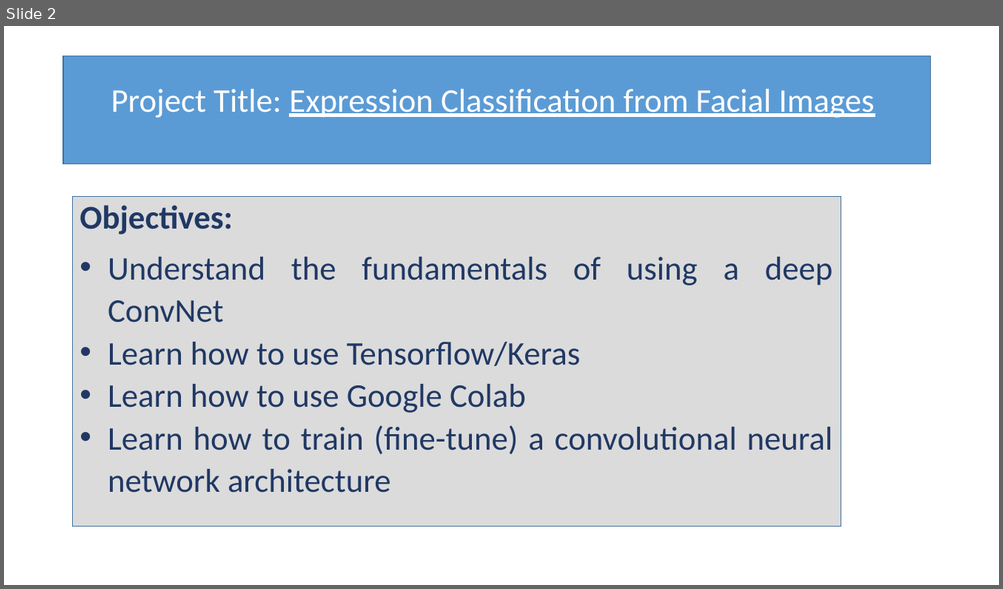
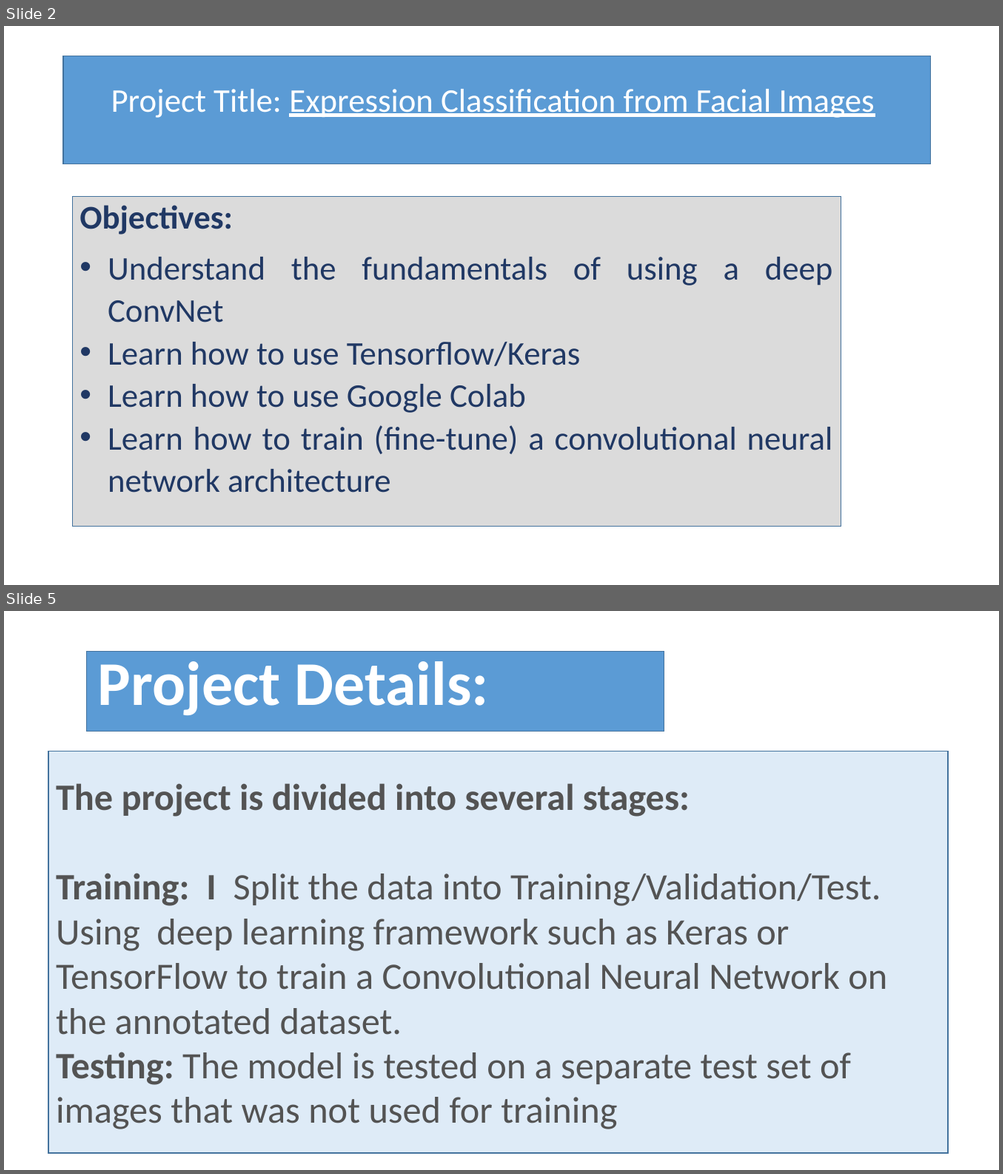
Before and after one commit to mureed-hussain-droty/CV_project, a slide deck: Computer Vision.pptx. Shown one above the other, each under a label of ours: slide 2 before the commit, slides 2 and 5 after it; the slides between them are not shown. The pictures are 1003x589 and 1003x1174 pixels, drawn with LibreOffice and Linux fonts; fonts in the diff are those of the drawing. Boxes give left, top, right and bottom in pixels: in the first picture for what was removed or moved away, otherwise in the second. Text is boxed around its words. In the diff, an @@ line names an element or a change of style, - is before the commit and + after.

```diff
--- a/Computer Vision.pptx
+++ b/Computer Vision.pptx
@@ slide 5 added at (4,611,999,1170), background #FFFFFF @@
@@ rectangle added at (87,651,664,731), fill #5B9BD5, outline #43739E 1 pt, 60 pt, text #FFFFFF, bold @@
+Project Details:
+.
@@ rectangle added at (48,752,948,1153), fill #DEEBF7, outline #43739E 1 pt, 36 pt, text #525252 @@
+The project is divided into several stages:
+Training: I Split the data into Training/Validation/Test. Using deep learning framework such as Keras or TensorFlow to train a Convolutional Neural Network on the annotated dataset.
+Testing: The model is tested on a separate test set of images that was not used for training
```
Also in this commit, not shown: 1 slide changed, 4 other slides added, 1 slide removed.
